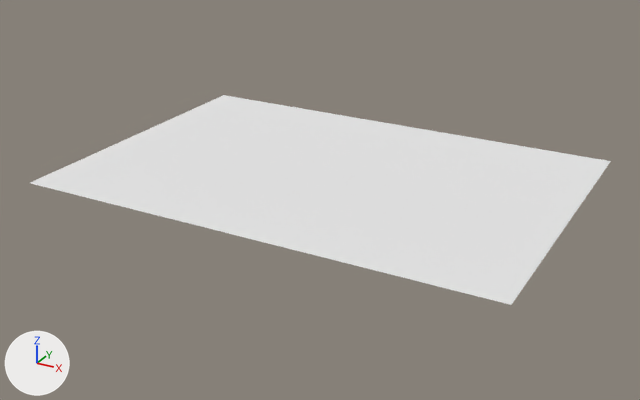
Two versions of the OBJ model Proyecto_Final_Acuario/Proyecto_Final_Acuario/Models/Acuario/piso.obj, one commit apart.
The view is the same before and after, from a 50 mm lens placed at (1321.0, -2464.0, 1121.0), pointed at (-8.0, -48.0, -87.0). The lights are fixed; the arrows at lower left show +X, +Y and +Z. Where no turn or scale is listed for an object, it has been applied to the vertices. Vertices at the same position are counted once.

The first picture shows 'piso'.
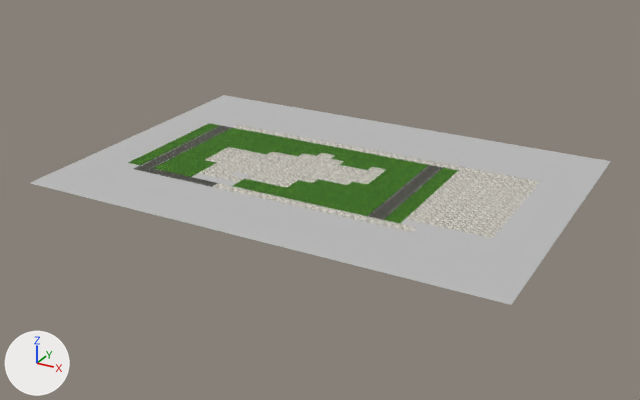
What changed in the scene script:
```text
Add img_pista2_png:
    img_pista2_png = load_image('pista2.png', 'pista2.png', 256, 256, 'sRGB')
Add img_highway_png:
    img_highway_png = load_image('highway.png', 'highway.png', 608, 320, 'sRGB')
Add img_piso2_png:
    img_piso2_png = load_image('Piso2.png', 'Piso2.png', 512, 512, 'sRGB')
Add img_grassy2_png:
    img_grassy2_png = load_image('grassy2.png', 'grassy2.png', 256, 256, 'sRGB')
Change mat_lambert53sg:
    remove mat_lambert53sg.base_color = (0.8, 0.8, 0.8)  # white #e7e7e7
    add mat_lambert53sg.texture = img_grassy2_png
Change mat_lambert42sg:
    remove mat_lambert42sg.base_color = (0.8, 0.8, 0.8)  # white #e7e7e7
    add mat_lambert42sg.texture = img_piso2_png
Change mat_initialshadinggroup:
    mat_initialshadinggroup.base_color: (0.8, 0.8, 0.8) -> (0.5, 0.5, 0.5)  # white #e7e7e7 -> grey #bcbcbc
Add mat_lambert59sg:
    mat_lambert59sg = principled_material('lambert59SG')
    mat_lambert59sg.texture = img_pista2_png
    mat_lambert59sg.roughness = 1.0
Add mat_lambert57sg:
    mat_lambert57sg = principled_material('lambert57SG')
    mat_lambert57sg.texture = img_highway_png
    mat_lambert57sg.roughness = 1.0
Change me_piso:
    where me_piso.from_pydata(...)  # 961 vertices, 899 faces; spans x -815.0..815.0, y -562.0..562.0, z 0.0
    used by ob_piso; location = (0.0, 0.0, 0.0)
    me_piso part 1: 96 of the faces centred in x -516.0..353.0, y -206.0..206.0, z 0.0 switch from mat_lambert42sg (white #e7e7e7) to mat_lambert53sg (picture img_grassy2_png)
    me_piso part 2: all 12 faces centred in x 299.0, y -206.0..206.0, z 0.0 switch from mat_lambert42sg (white #e7e7e7) to mat_lambert57sg (picture img_highway_png)
    me_piso part 3: all 5 faces centred in x -516.0..-299.0, y -281.0, z 0.0 switch from mat_lambert42sg (white #e7e7e7) to mat_lambert59sg (picture img_pista2_png)
```

Boxes (x1, y1, x2, y2) around the edits, measured in the pictures (640 x 400 px):
'piso', surface changed, recoloured (white to grey): (30, 95, 611, 305) in both
part 1 of me_piso, recoloured (white to green): (160, 128, 458, 219) in both
part 2 of me_piso, recoloured (white to grey): (373, 165, 444, 215) in both
part 3 of me_piso, recoloured (white to grey): (159, 171, 217, 187) in both
